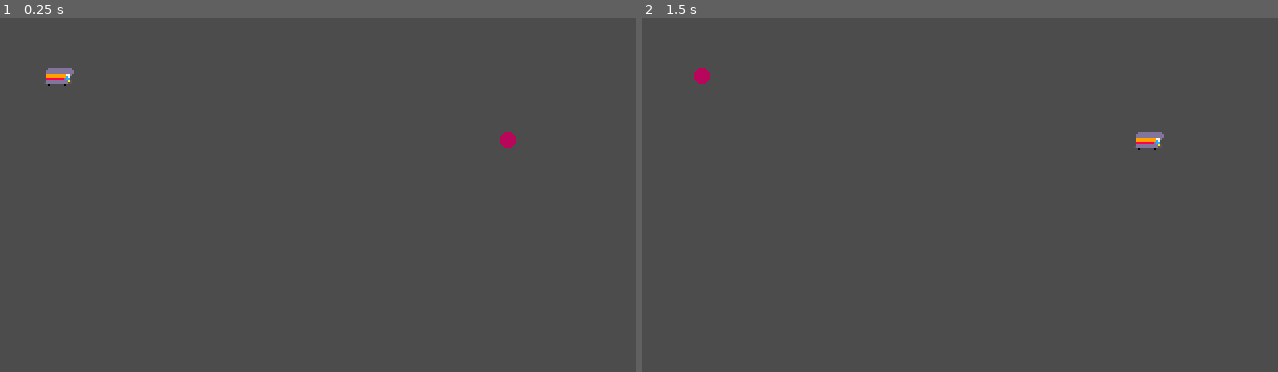
Above: before the commit, frames 1-2 (left to right).
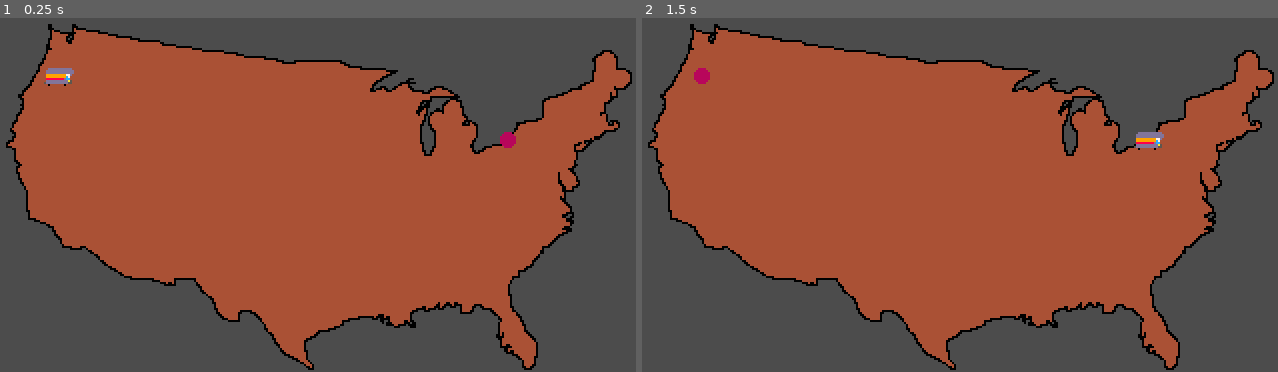
Above: after the commit, the same moments.

Repository: youssefevan/global-game-jam-2023
Game: Godot game, scene res://Scenes/World.tscn
Two runs of this game, one before a commit and one after it. Both use one fixed random seed, a clock stepped at 60 frames per second and the inputs below.
Inputs (mouse positions are in pixels of both pictures, inside the frame that each line leads up to):
- Up to frame 1 (0.25 s): no input
- Up to frame 2 (1.5 s): tap Enter at 0.5 s; move the mouse to (699, 74) at 0.52 s; click (699, 74) at 0.6 s; tap Space at 1.25 s; move the mouse to (1150, 138) at 1.27 s; click (1150, 138) at 1.35 s

The runs differ from the first frame. In frame 1, 57% of the frame differs, in the area x 0-100%, y 1-100%; in frame 2, 57%.

Commit message:
Background map added

Diff:
--- a/Global Game Jam 2023/Scenes/World.tscn
+++ b/Global Game Jam 2023/Scenes/World.tscn
@@ -1,7 +1,8 @@
-[gd_scene load_steps=3 format=2]
+[gd_scene load_steps=4 format=2]
 
 [ext_resource path="res://Scenes/City.tscn" type="PackedScene" id=1]
 [ext_resource path="res://Scenes/Player.tscn" type="PackedScene" id=2]
+[ext_resource path="res://Sprites/mapbkrng.png" type="Texture" id=3]
 
 [node name="World" type="Node2D"]
 
@@ -16,3 +17,8 @@
 
 [node name="Player" parent="." instance=ExtResource( 2 )]
 position = Vector2( 32, 32 )
+
+[node name="map" type="Sprite" parent="."]
+position = Vector2( 160, 95 )
+z_index = -3
+texture = ExtResource( 3 )
Binary file added: Global Game Jam 2023/Sprites/mapbkrng.aseprite
Binary file added: Global Game Jam 2023/Sprites/mapbkrng.png
Not shown, added: Global Game Jam 2023/Sprites/mapbkrng.png.import
